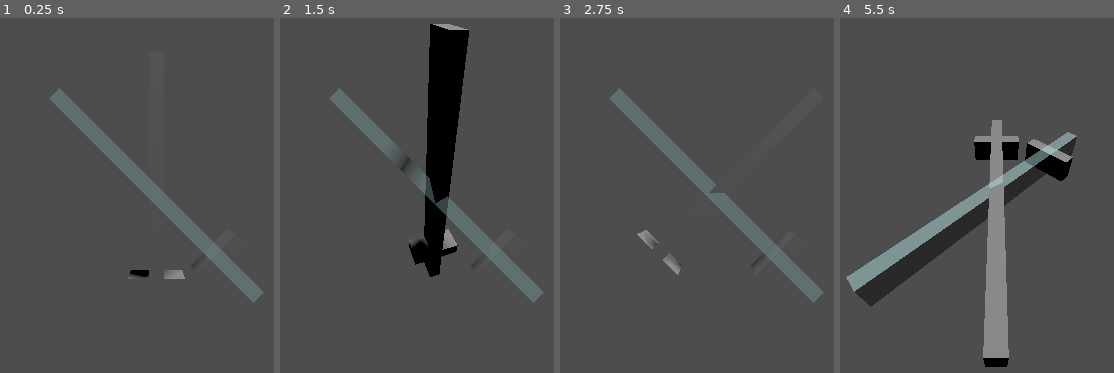
Above: before the commit, frames 1-4 (left to right).
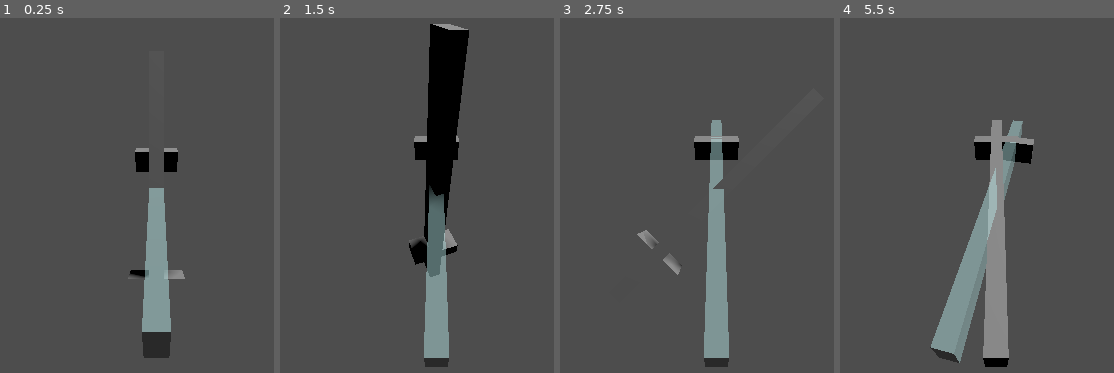
Above: after the commit, the same moments.

Repository: Lukko-Digital/Bladebearer
Game: Godot game, scene res://src/main.tscn
Two runs of this game, one before a commit and one after it. Both use one fixed random seed, a clock stepped at 60 frames per second and the inputs below.
Inputs:
- Up to frame 1 (0.25 s): no input
- Up to frame 2 (1.5 s): hold D (right) 0.53-1.28 s; hold Shift (shift) 0.53-1.28 s; tap Enter at 1.25 s; hold S (backward) from 1.28 s (still down); tap Space (space) at 1.35 s
- Up to frame 3 (2.75 s): release S (backward) at 2.03 s; hold D (right) from 2.03 s (still down); hold Shift (shift) from 2.03 s (still down)
- Up to frame 4 (5.5 s): tap Space (space) at 2.75, 2.85, 4.35, 5 s; release D (right) at 2.78 s; release Shift (shift) at 2.78 s; hold W (forward) 2.78-3.53 s; hold Shift (shift) 3.53-4.28 s; hold A (left) 3.53-5.03 s; tap Enter at 4.25 s; hold S (backward) from 5.03 s (still down); hold Shift (shift) from 5.03 s (still down)

The runs differ from the first frame. In frame 1, 8.8% of the frame differs, in the area x 17-97%, y 19-96%; in frame 2, 7.5%; in frame 3, 9.4%; in frame 4, 13%, in the area x 2-87%, y 28-98%.

Commit message:
hologram animates out to new position

Diff:
--- a/src/target_ball.gd
+++ b/src/target_ball.gd
@@ -1,14 +1,22 @@
 extends Node3D
 
+const ROTATION_LERP_SPEED = 0.15
+
+var target_rot: Vector3
+
+func _process(_delta: float) -> void:
+	if round(rotation_degrees) != target_rot:
+		rotation_degrees = rotation_degrees.lerp(target_rot, ROTATION_LERP_SPEED)
+
 func move():
-	var target_rot = Vector3(
+	var new_rot = Vector3(
 		randi_range(-1, 1),
 		0,
 		randi_range(-1, 1)
 	)
-	target_rot *= 45
+	new_rot *= 45
 	if randi() % 2:
-		target_rot.x *= 3
+		new_rot.x *= 3
 
-	rotation_degrees = target_rot
-	print(rotation_degrees)
+	target_rot = new_rot
+	print(target_rot)
